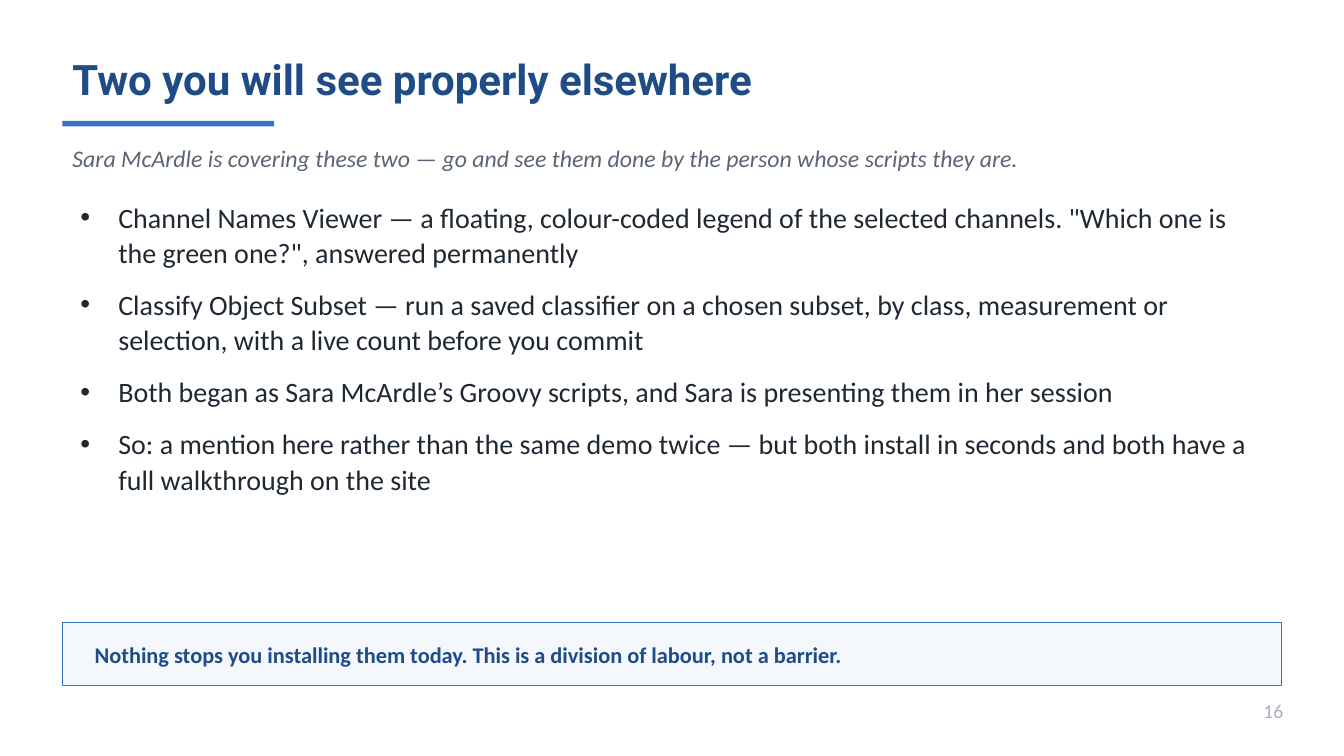
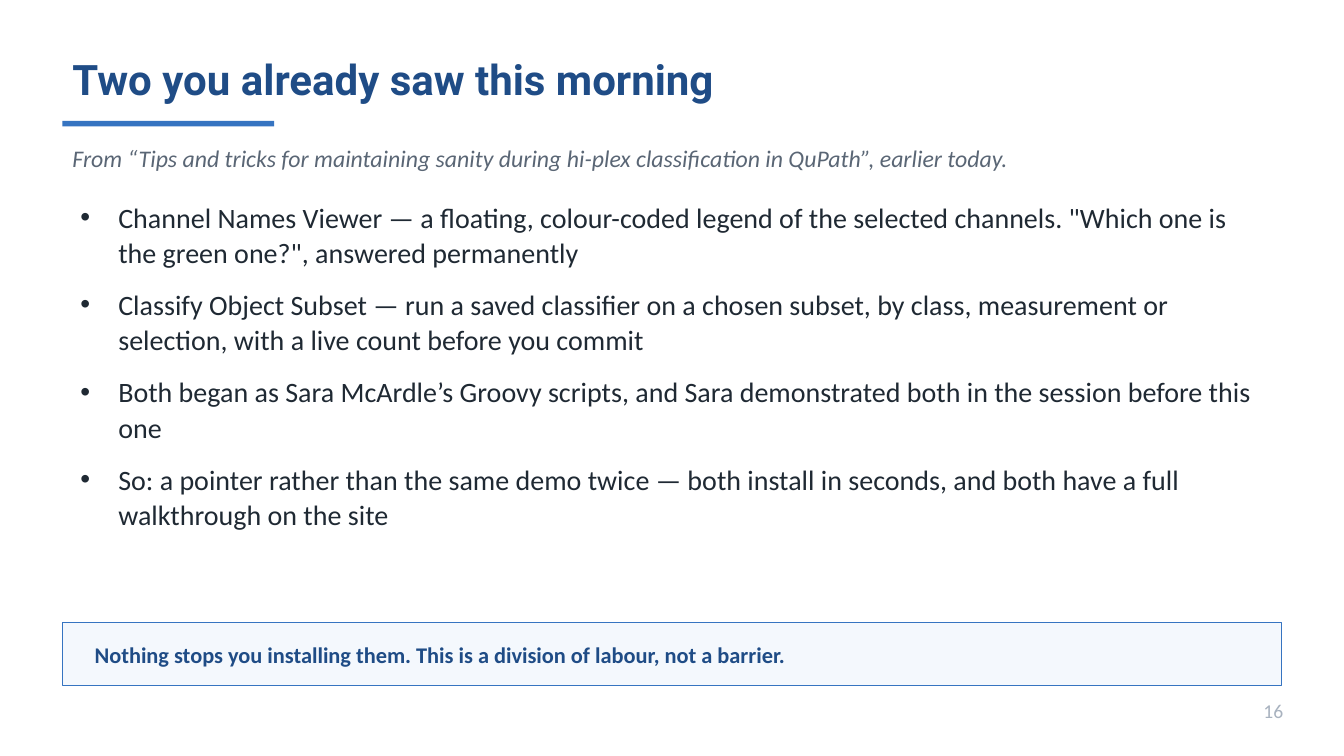
Before and after one commit to MichaelSNelson/BINA-I2K-2026-QuPath-Extensions, a slide deck: slide 16 of I2K_2026_QuPath_Extensions.pptx. Drawn at 1344x756 pixels with LibreOffice and Linux fonts; fonts in the diff are those of the drawing. Boxes give left, top, right and bottom in pixels: in the first picture for what was removed or moved away, otherwise in the second. Text is boxed around its words. In the diff, an @@ line names an element or a change of style, - is before the commit and + after.

```diff
--- a/I2K_2026_QuPath_Extensions.pptx
+++ b/I2K_2026_QuPath_Extensions.pptx
@@ text at (72, 63, 713, 104): text changed @@
-Two you will see properly elsewhere
+Two you already saw this morning
@@ text at (72, 150, 1007, 171): text changed @@
-Sara McArdle is covering these two — go and see them done by the person whose scripts they are.
+From “Tips and tricks for maintaining sanity during hi-plex classification in QuPath”, earlier today.
@@ text at (118, 382, 1250, 530): text changed @@
-• Both began as Sara McArdle’s Groovy scripts, and Sara is presenting them in her session
-• So: a mention here rather than the same demo twice — but both install in seconds and both have a full walkthrough on the site
+• Both began as Sara McArdle’s Groovy scripts, and Sara demonstrated both in the session before this one
+• So: a pointer rather than the same demo twice — both install in seconds, and both have a full walkthrough on the site
@@ text at (95, 647, 785, 667): text changed @@
-Nothing stops you installing them today. This is a division of labour, not a barrier.
+Nothing stops you installing them. This is a division of labour, not a barrier.
```
Also in this commit, not shown: 17 other slides changed, 1 slide added, 10 other files.
